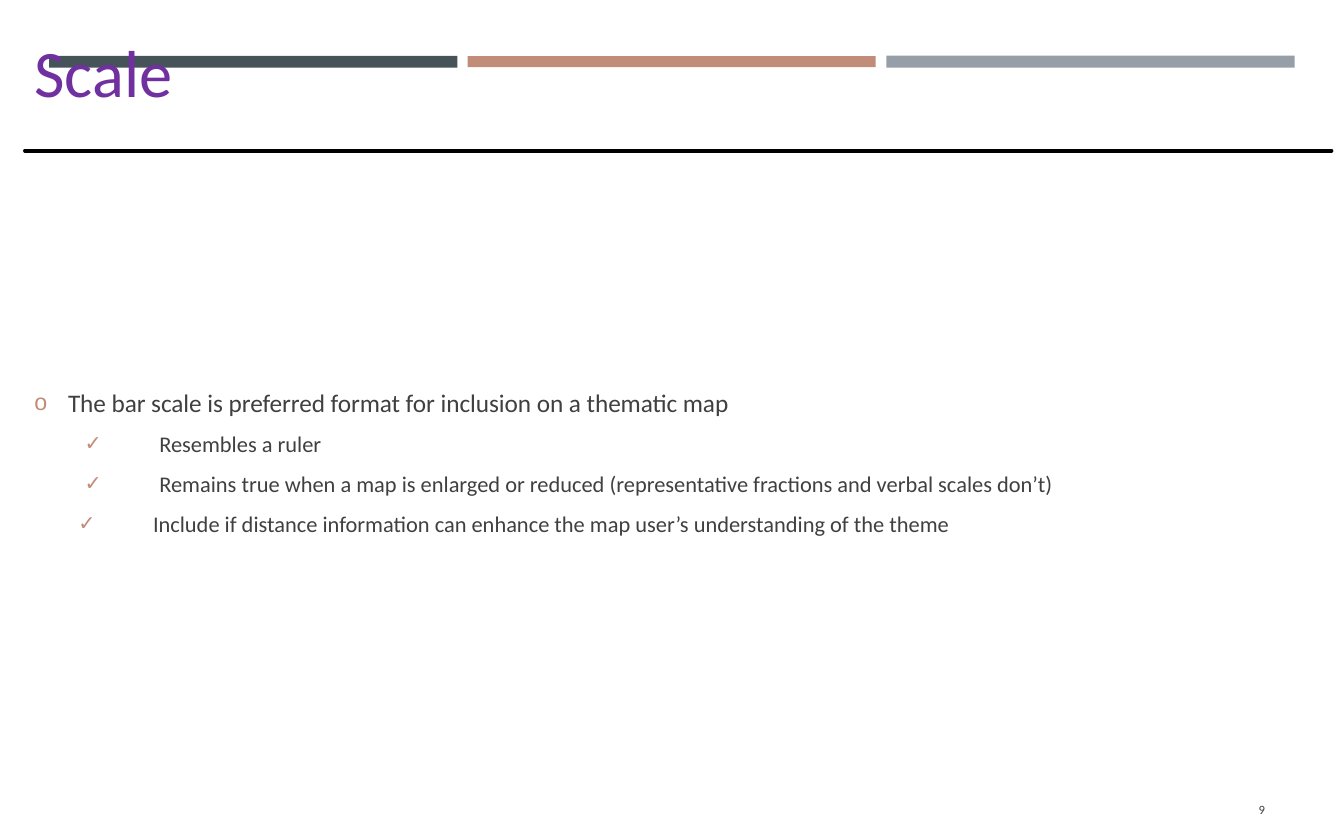
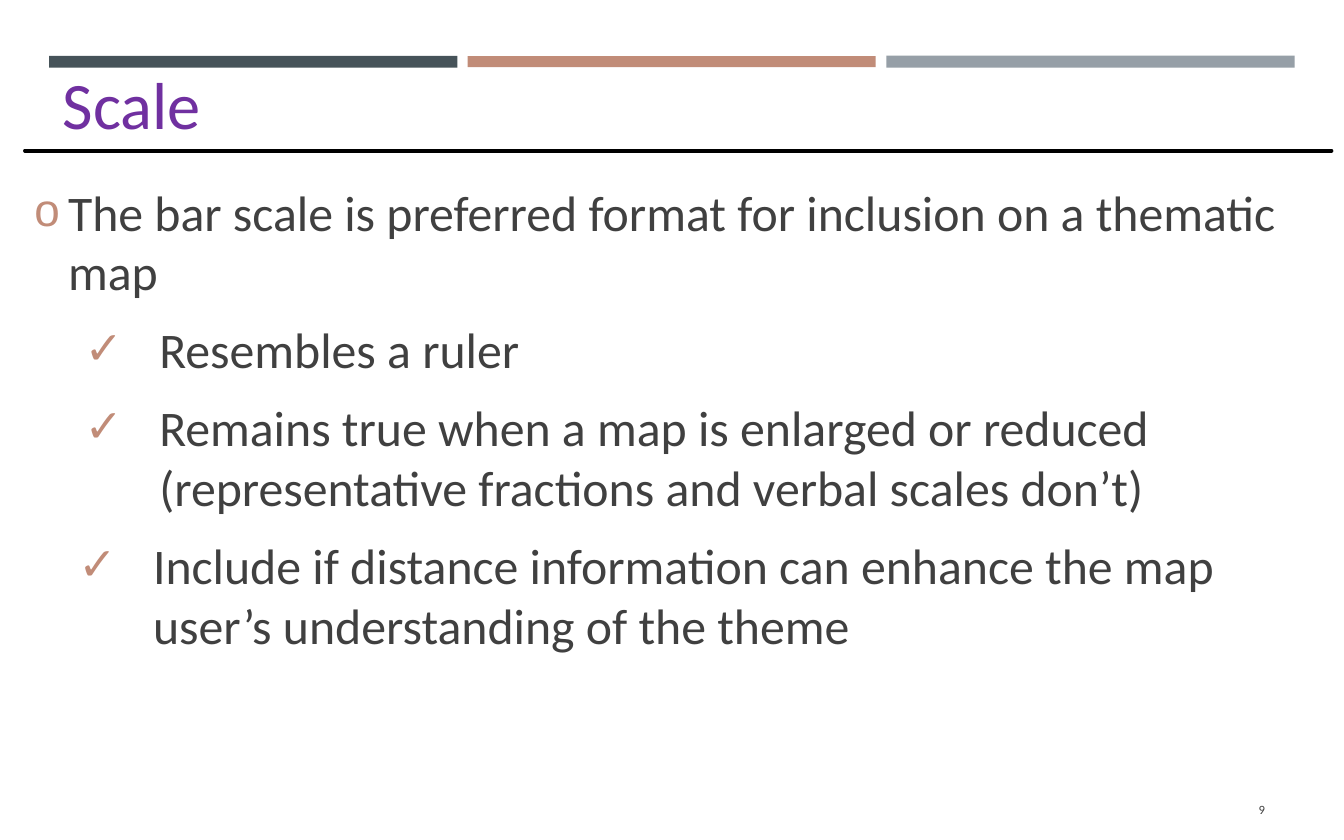
Before and after one commit to gisynw/GIS_I, a slide deck: slide 9 of docs/Lectures/Week07/Lecture07_GEOG2475_Thursday.pptx. Drawn at 1344x840 pixels with LibreOffice and Linux fonts; fonts in the diff are those of the drawing. Boxes give left, top, right and bottom in pixels: in the first picture for what was removed or moved away, otherwise in the second. Text is boxed around its words. In the diff, an @@ line names an element or a change of style, - is before the commit and + after.

```diff
--- a/docs/Lectures/Week07/Lecture07_GEOG2475_Thursday.pptx
+++ b/docs/Lectures/Week07/Lecture07_GEOG2475_Thursday.pptx
@@ text "Scale": place and size @@
-text "Scale" at <box>34,51,172,98</box>
+text "Scale" at <box>63,83,201,130</box>
@@ text "The bar scale is preferred ..." at <box>68,196,1275,653</box>: size 12.2 to 24 pt in "The bar scale is preferred format for ..."; size 10.8 to 24 pt in "Resembles a ruler", "Remains true when a map is enlarged ...", "Include if distance information can enhance the ..."; more space between paragraphs @@
```
Also in this commit, not shown: 13 other slides changed, 1 slide added, 10 other files.
